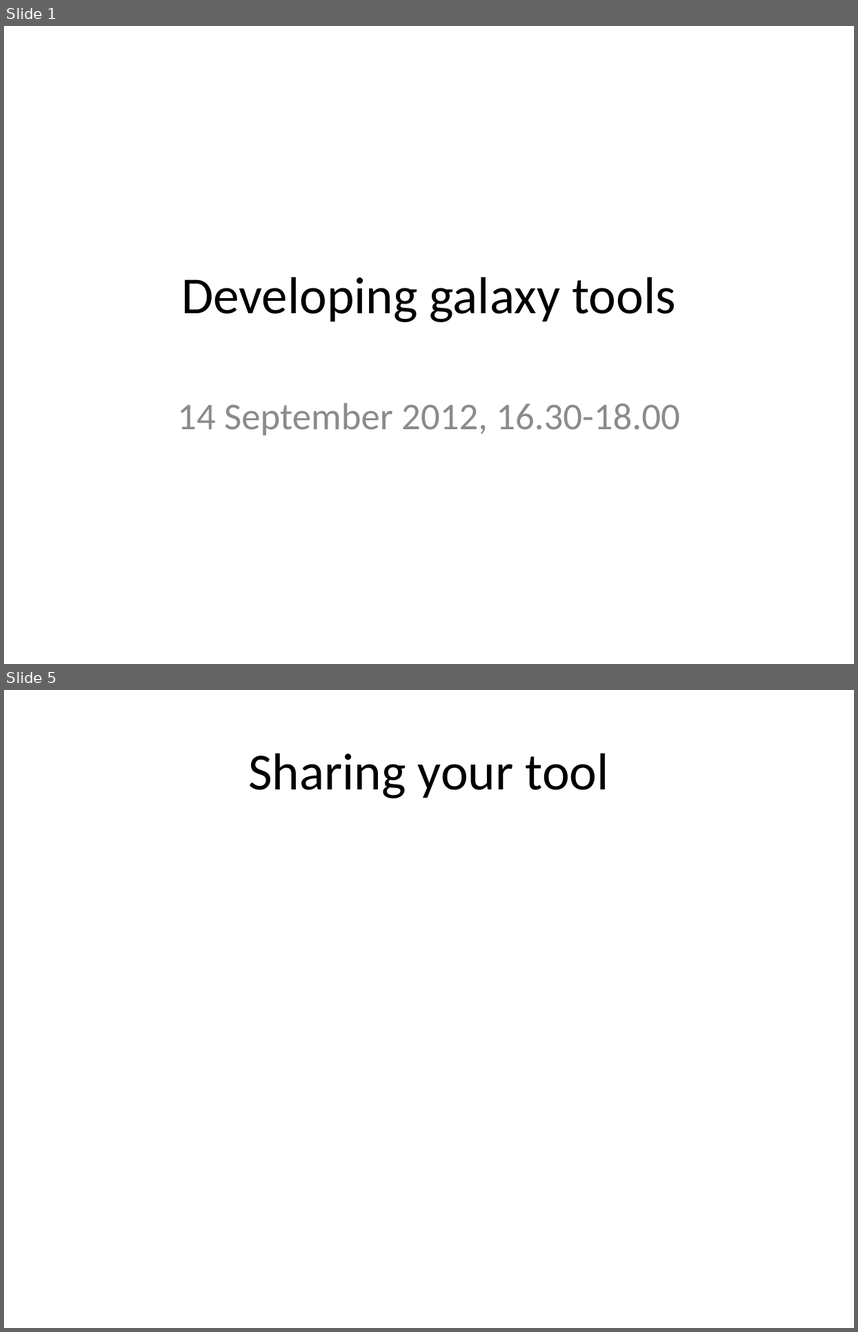
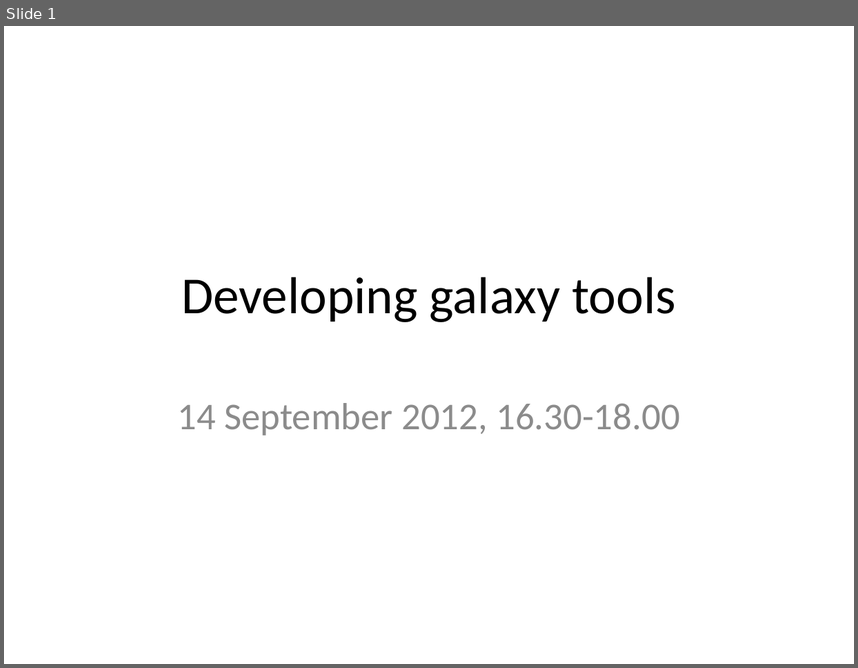
Before and after one commit to rvosa/ngs-workflows, a slide deck: doc/slides/day4/session4/DevelopingGalaxy.pptx. Shown one above the other, each under a label of ours: slides 1 and 5 before the commit, slide 1 after it; the slides between them are not shown. The pictures are 858x1332 and 858x668 pixels, drawn with LibreOffice and Linux fonts; fonts in the diff are those of the drawing. Boxes give left, top, right and bottom in pixels: in the first picture for what was removed or moved away, otherwise in the second. Text is boxed around its words. In the diff, an @@ line names an element or a change of style, - is before the commit and + after.

```diff
--- a/doc/slides/day4/session4/DevelopingGalaxy.pptx
+++ b/doc/slides/day4/session4/DevelopingGalaxy.pptx
@@ slide 5 removed at [4,690,854,1328], background #FFFFFF @@
@@ title removed at [248,753,609,798] @@
-Sharing your tool
```
Also in this commit, not shown: 1 slide changed, 11 slides added, 3 other slides removed.
